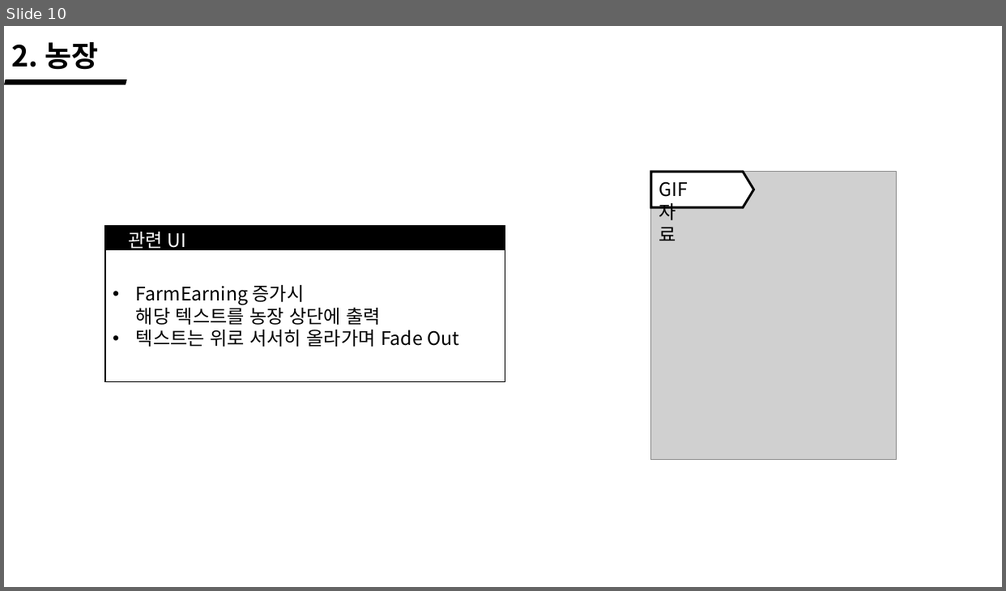
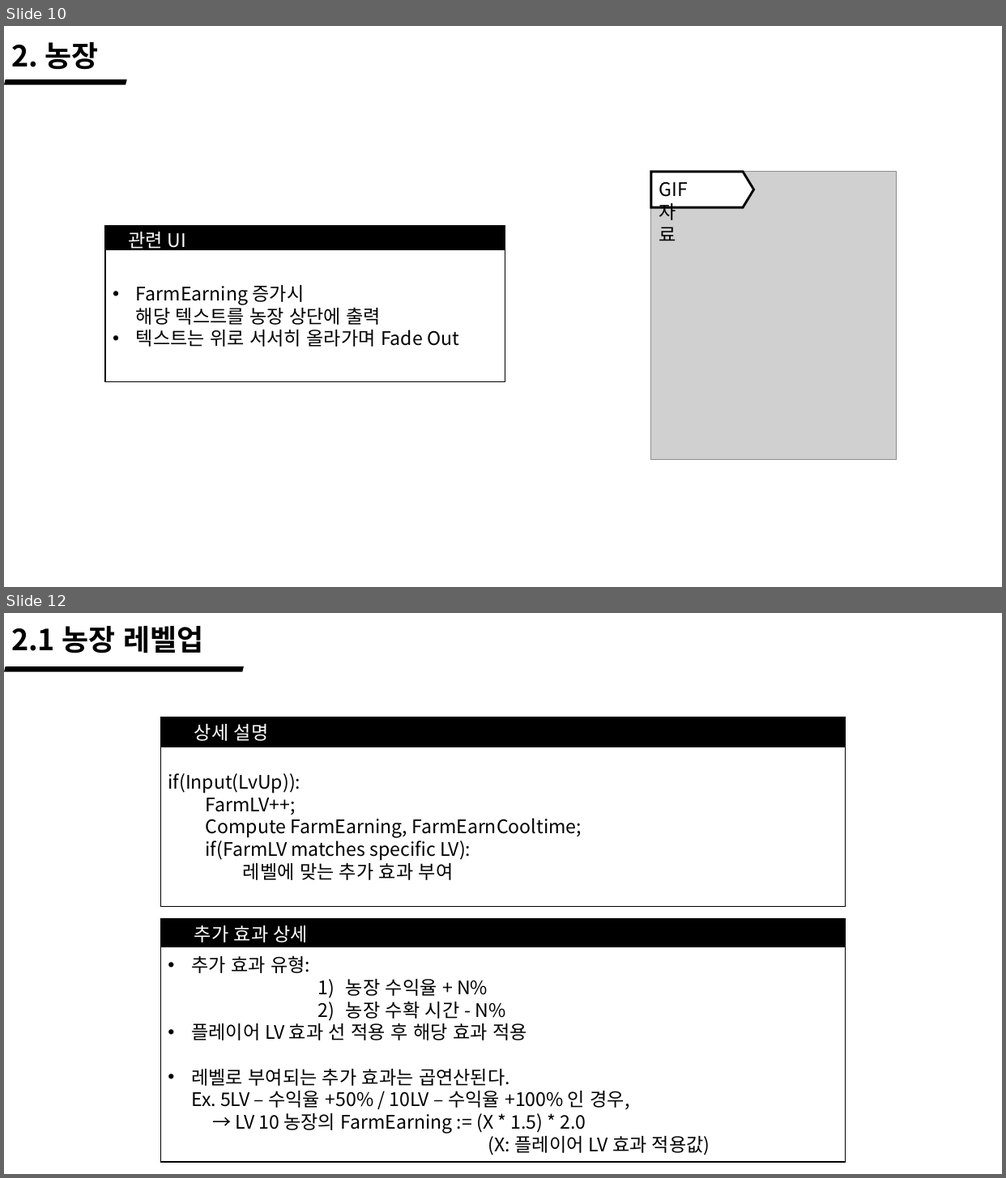
Before and after one commit to wlrud753/CarryCarrot, a slide deck: 기획서/당근키우기 시스템.pptx. Shown one above the other, each under a label of ours: slide 10 before the commit, slides 10 and 12 after it; the slides between them are not shown. The pictures are 1006x591 and 1006x1178 pixels, drawn with LibreOffice and Linux fonts; fonts in the diff are those of the drawing; grey boxes stand for pictures. Boxes give left, top, right and bottom in pixels: in the first picture for what was removed or moved away, otherwise in the second. Text is boxed around its words. In the diff, an @@ line names an element or a change of style, - is before the commit and + after.

```diff
--- a/기획서/당근키우기 시스템.pptx
+++ b/기획서/당근키우기 시스템.pptx
@@ slide 12 added at (4,613,1002,1174), background #FFFFFF @@
@@ text added at (11,626,203,653), 28 pt, text #000000, bold @@
+2.1 농장 레벨업
@@ parallelogram added at (4,667,244,672), fill #000000 @@
@@ rectangle added at (160,717,846,906), fill #000000, outline #000000 1 pt @@
@@ text added at (194,724,269,741), 18 pt, text #FFFFFF @@
+상세 설명
@@ rectangle added at (160,747,846,906), fill #FFFFFF, outline #000000 1 pt, 18 pt, text #000000 @@
+if(Input(LvUp)):
+  FarmLV++;
+  Compute FarmEarning, FarmEarnCooltime;
+  if(FarmLV matches specific LV):
+    레벨에 맞는 추가 효과 부여
@@ rectangle added at (160,919,846,1162), fill #000000, outline #000000 1 pt @@
@@ text added at (194,926,309,943), 18 pt, text #FFFFFF @@
+추가 효과 상세
@@ rectangle added at (160,947,846,1162), fill #FFFFFF, outline #000000 1 pt, 18 pt, text #000000 @@
+• 추가 효과 유형:
+        1) 농장 수익율 + N%
+        2) 농장 수확 시간 - N%
+• 플레이어 LV 효과 선 적용 후 해당 효과 적용
+• 레벨로 부여되는 추가 효과는 곱연산된다.
+  Ex. 5LV – 수익율 +50% / 10LV – 수익율 +100% 인 경우,
+  → LV 10 농장의 FarmEarning := (X * 1.5) * 2.0
+                (X: 플레이어 LV 효과 적용값)
```
Also in this commit, not shown: 6 slides changed, 5 other slides added, 1 other file.
